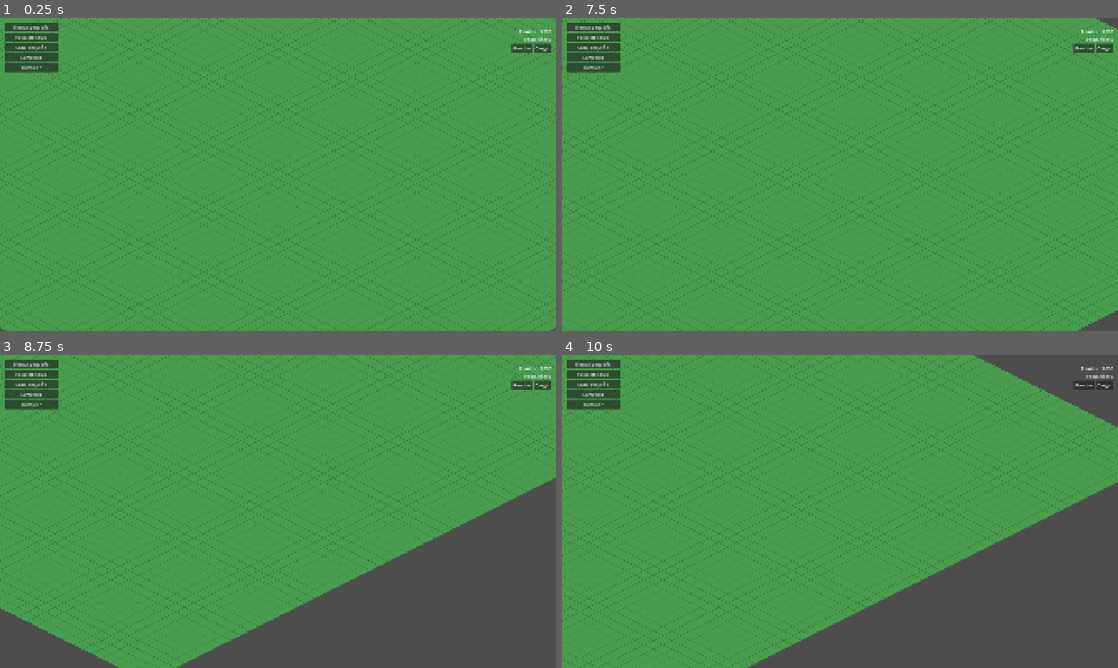
Above: before the commit, frames 1-4 (two rows, left to right).
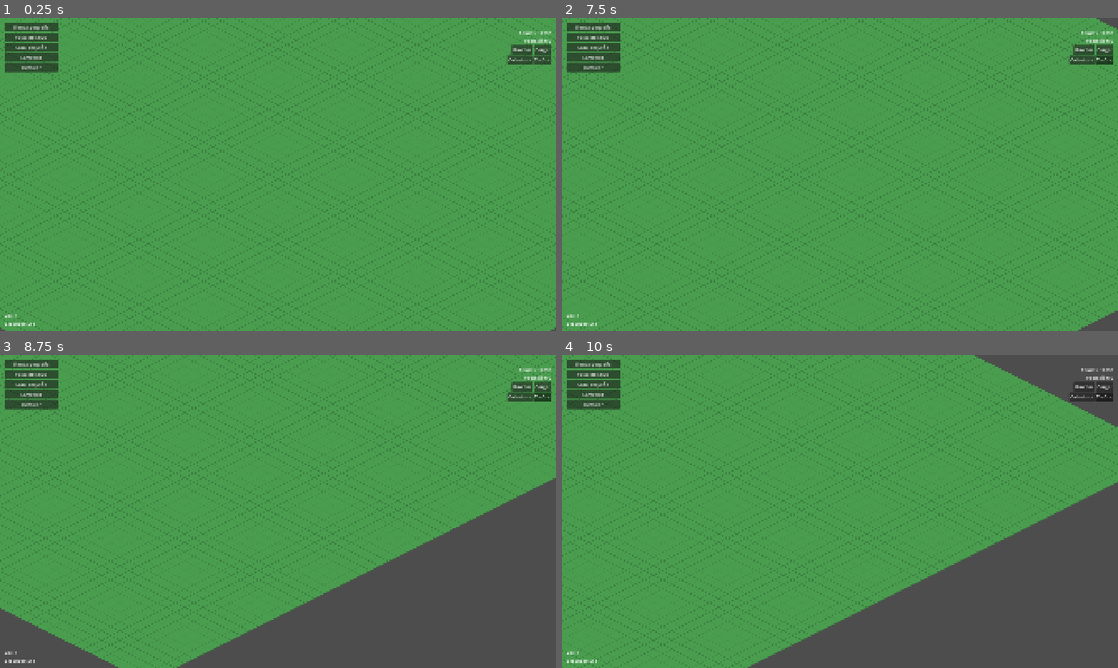
Above: after the commit, the same moments.

Repository: LSJ-tech/Distrito
Game: Godot game, scene res://scenes/main.tscn
Two runs of this game, one before a commit and one after it. Both use one fixed random seed, a clock stepped at 60 frames per second and the inputs below.
Inputs (mouse positions are in pixels of both pictures, inside the frame that each line leads up to):
- Up to frame 1 (0.25 s): no input
- Up to frame 2 (7.5 s): click "Cargar" at 0.5 s; click (1079, 58) at 1.25 s, where only the run after the commit has a clickable "Cobertura"; click (1106, 58) at 2 s, where only the run after the commit has a clickable "Tráfico"; click "Tienda pequeña" at 2.75 s; click "Posta de salud" at 3.5 s; click "Casa pequeña" at 4.25 s; click "Carretera" at 5 s; click "Demoler" at 5.75 s; click "Guardar" at 6.5 s; tap Enter at 7.25 s; move the mouse to (962, 158) at 7.27 s; hold Right (ui_right) from 7.28 s (still down); click (962, 158) at 7.42 s
- Up to frame 3 (8.75 s): move the mouse to (166, 527) at 8.02 s; release Right (ui_right) at 8.03 s; hold Down (ui_down) from 8.03 s (still down); click (166, 527) at 8.17 s
- Up to frame 4 (10 s): move the mouse to (895, 442) at 8.77 s; release Down (ui_down) at 8.78 s; hold Right (ui_right) 8.78-9.53 s; click (895, 442) at 8.92 s; move the mouse to (812, 574) at 9.52 s; hold Up (ui_up) from 9.53 s (still down); click (812, 574) at 9.67 s

The runs differ from the first frame. In frame 1, 0.5% of the frame differs, in the area x 0-100%, y 3-99%; in frame 2, 0.5%; in frame 3, 0.5%; in frame 4, 0.5%.

Commit message:
Overlay visual y panel de información (pendiente de Etapa 8)
InfoPanel (antes stub nunca instanciado) ahora vive en main.tscn: muestra
qué hay bajo el mouse (edificio, carretera + % de tráfico, o vacío) y qué
servicios cubren esa celda. OverlayLayer (nuevo) pinta un tinte
semi-transparente sobre el mapa en 2 modos mutuamente excluyentes desde
botones del HUD: Cobertura (combinada, sin distinguir tipo todavía) y
Tráfico (gradiente verde-rojo). Redibuja por evento, nunca por frame.
BuildingManager._find_by_id pasa a ser get_building_data, público, para
que InfoPanel también lo use.

Se corrigió un bug real: EventBus.service_coverage_changed manda un
argumento (service_type); conectarlo a un handler de 0 argumentos
(reusando el de road_network_changed) revienta en runtime la primera vez
que dispara. InfoPanel y OverlayLayer repiten el patrón ya documentado de
no cachear TerrainLayer en @onready (hijos de World, cuyo _ready registra
el grupo después que sus hijos).

Validado con Godot 4.7.2 headless, incluyendo colocar edificios/carreteras
y redibujar el overlay en ambos modos sin errores.

Co-Authored-By: Claude Sonnet 5 <noreply@anthropic.com>

Diff:
--- a/data/resources/terrain_tileset.tres
+++ b/data/resources/terrain_tileset.tres
@@ -1,7 +1,7 @@
-[gd_resource type="TileSet" load_steps=5 format=3]
+[gd_resource type="TileSet" format=3 uid="uid://c6ukfw1o0llc7"]
 
-[ext_resource type="Texture2D" path="res://assets/sprites/terrain/grass_tile.svg" id="1"]
-[ext_resource type="Texture2D" path="res://assets/sprites/terrain/road_tile.svg" id="2"]
+[ext_resource type="Texture2D" uid="uid://cctxth3lvwq27" path="res://assets/sprites/terrain/grass_tile.svg" id="1"]
+[ext_resource type="Texture2D" uid="uid://cnncaj2popi3q" path="res://assets/sprites/terrain/road_tile.svg" id="2"]
 
 [sub_resource type="TileSetAtlasSource" id="TileSetAtlasSource_grass"]
 texture = ExtResource("1")
--- a/modules/construction/scripts/building_manager.gd
+++ b/modules/construction/scripts/building_manager.gd
@@ -114,13 +114,13 @@
 	# Reproducir lo guardado. int(): JSON no distingue int/float al
 	# parsear, y Vector2i exige enteros.
 	for entry in data.get("buildings", []):
-		var building_data := _find_by_id(StringName(entry["id"]))
+		var building_data := get_building_data(StringName(entry["id"]))
 		if building_data != null:
 			var cell := Vector2i(int(entry["cell"][0]), int(entry["cell"][1]))
 			try_place_building(building_data, cell)
 
 
-func _find_by_id(id: StringName) -> BuildingData:
+func get_building_data(id: StringName) -> BuildingData:
 	for data in catalog:
 		if data.id == id:
 			return data
--- a/modules/ui/scenes/hud.tscn
+++ b/modules/ui/scenes/hud.tscn
@@ -10,12 +10,12 @@
 offset_left = -220.0
 offset_top = 16.0
 offset_right = -16.0
-offset_bottom = 120.0
+offset_bottom = 160.0
 
 [node name="VBoxContainer" type="VBoxContainer" parent="."]
 layout_mode = 0
 offset_right = 204.0
-offset_bottom = 104.0
+offset_bottom = 144.0
 alignment = 2
 
 [node name="FundsLabel" type="Label" parent="VBoxContainer"]
@@ -39,3 +39,17 @@
 [node name="LoadButton" type="Button" parent="VBoxContainer/SaveLoadRow"]
 layout_mode = 2
 text = "Cargar"
+
+[node name="OverlayRow" type="HBoxContainer" parent="VBoxContainer"]
+layout_mode = 2
+alignment = 2
+
+[node name="CoverageButton" type="Button" parent="VBoxContainer/OverlayRow"]
+layout_mode = 2
+toggle_mode = true
+text = "Cobertura"
+
+[node name="TrafficButton" type="Button" parent="VBoxContainer/OverlayRow"]
+layout_mode = 2
+toggle_mode = true
+text = "Tráfico"
--- a/modules/ui/scenes/info_panel.tscn
+++ b/modules/ui/scenes/info_panel.tscn
@@ -4,3 +4,23 @@
 
 [node name="InfoPanel" type="Control"]
 script = ExtResource("1")
+anchors_preset = 2
+anchor_top = 1.0
+anchor_bottom = 1.0
+offset_left = 16.0
+offset_top = -64.0
+offset_right = 320.0
+offset_bottom = -16.0
+
+[node name="VBoxContainer" type="VBoxContainer" parent="."]
+layout_mode = 0
+offset_right = 304.0
+offset_bottom = 48.0
+
+[node name="TitleLabel" type="Label" parent="VBoxContainer"]
+layout_mode = 2
+text = "Vacío"
+
+[node name="CoverageLabel" type="Label" parent="VBoxContainer"]
+layout_mode = 2
+text = ""
--- a/modules/ui/scripts/hud_controller.gd
+++ b/modules/ui/scripts/hud_controller.gd
@@ -7,6 +7,8 @@
 @onready var _funds_label: Label = $VBoxContainer/FundsLabel
 @onready var _save_button: Button = $VBoxContainer/SaveLoadRow/SaveButton
 @onready var _load_button: Button = $VBoxContainer/SaveLoadRow/LoadButton
+@onready var _coverage_button: Button = $VBoxContainer/OverlayRow/CoverageButton
+@onready var _traffic_button: Button = $VBoxContainer/OverlayRow/TrafficButton
 
 
 func _ready() -> void:
@@ -16,6 +18,8 @@
 	_on_funds_changed(EconomyManager.get_funds())
 	_save_button.pressed.connect(SaveManager.save_game.bind(SaveManager.DEFAULT_SAVE_PATH))
 	_load_button.pressed.connect(SaveManager.load_game.bind(SaveManager.DEFAULT_SAVE_PATH))
+	_coverage_button.pressed.connect(_on_overlay_button_pressed.bind(OverlayLayer.COVERAGE))
+	_traffic_button.pressed.connect(_on_overlay_button_pressed.bind(OverlayLayer.TRAFFIC))
 
 
 func _on_population_changed(total: int) -> void:
@@ -25,4 +29,11 @@
 func _on_funds_changed(total: int) -> void:
 	_funds_label.text = "Fondos: %d" % total
 
-# TODO Etapa 6+: conectar otros stats (cobertura de servicios, etc.) cuando existan.
+
+func _on_overlay_button_pressed(requested_mode: StringName) -> void:
+	var overlay := get_tree().get_first_node_in_group("overlay_layer") as OverlayLayer
+	if overlay == null:
+		return
+	overlay.set_mode(requested_mode)
+	_coverage_button.button_pressed = overlay.mode == OverlayLayer.COVERAGE
+	_traffic_button.button_pressed = overlay.mode == OverlayLayer.TRAFFIC
--- a/modules/ui/scripts/info_panel_controller.gd
+++ b/modules/ui/scripts/info_panel_controller.gd
@@ -1,7 +1,55 @@
 extends Control
 
-## Muestra información de la celda/edificio seleccionado, leyendo
-## GridManager/BuildingManager/ServicesManager. Solo lectura.
+## Muestra información de la celda bajo el mouse, leyendo GridManager/
+## BuildingManager/TransportManager/ServicesManager. Solo lectura.
+##
+## No cachea TerrainLayer en @onready: ese nodo vive en otra rama del árbol
+## (dentro de World, sub-escena) y el orden de _ready() entre ramas no está
+## garantizado (mismo motivo que BuildingPlacer en Etapa 3). Se busca por
+## grupo en cada _process(), que ya corre después de que todo el árbol esté listo.
 
-# TODO Etapa 8: conectar a la selección del jugador y mostrar detalle
-# (costo, mantenimiento, cobertura, etc.) del edificio bajo el cursor.
+const SERVICE_NAMES: Dictionary = {
+	GameEnums.ServiceType.HEALTH: "Salud",
+	GameEnums.ServiceType.SAFETY: "Seguridad",
+	GameEnums.ServiceType.FIRE: "Incendios",
+	GameEnums.ServiceType.EDUCATION: "Educación",
+}
+
+@onready var _title_label: Label = $VBoxContainer/TitleLabel
+@onready var _coverage_label: Label = $VBoxContainer/CoverageLabel
+
+var _last_cell: Vector2i = Vector2i(-999, -999)
+
+
+func _process(_delta: float) -> void:
+	var terrain := get_tree().get_first_node_in_group("terrain_layer") as TileMapLayer
+	if terrain == null:
+		return
+	var cell := terrain.local_to_map(terrain.get_local_mouse_position())
+	if cell == _last_cell:
+		return
+	_last_cell = cell
+	_update_for_cell(cell)
+
+
+func _update_for_cell(cell: Vector2i) -> void:
+	var data := GridManager.get_cell(cell)
+	if data == null:
+		_title_label.text = "Fuera del mapa"
+		_coverage_label.text = ""
+		return
+
+	if data.building_id != &"":
+		var building_data := BuildingManager.get_building_data(data.building_id)
+		_title_label.text = building_data.display_name if building_data != null else String(data.building_id)
+	elif data.has_road:
+		var load_percent := roundi(TransportManager.get_traffic_load(cell) * 100.0)
+		_title_label.text = "Carretera (tráfico %d%%)" % load_percent
+	else:
+		_title_label.text = "Vacío"
+
+	var covered: Array[String] = []
+	for service_type in SERVICE_NAMES:
+		if ServicesManager.get_coverage_at(cell, service_type):
+			covered.append(SERVICE_NAMES[service_type])
+	_coverage_label.text = "Cobertura: %s" % ", ".join(covered) if not covered.is_empty() else "Sin cobertura"
--- a/modules/world/scenes/world.tscn
+++ b/modules/world/scenes/world.tscn
@@ -1,7 +1,8 @@
-[gd_scene load_steps=3 format=3]
+[gd_scene load_steps=4 format=3]
 
 [ext_resource type="Script" path="res://modules/world/scripts/world.gd" id="1"]
 [ext_resource type="TileSet" path="res://data/resources/terrain_tileset.tres" id="2"]
+[ext_resource type="Script" path="res://modules/world/scripts/overlay_layer.gd" id="3"]
 
 [node name="World" type="Node2D"]
 script = ExtResource("1")
@@ -13,3 +14,6 @@
 tile_set = ExtResource("2")
 
 [node name="BuildingsLayer" type="Node2D" parent="."]
+
+[node name="OverlayLayer" type="Node2D" parent="."]
+script = ExtResource("3")
--- /dev/null
+++ b/modules/world/scripts/overlay_layer.gd
@@ -0,0 +1,91 @@
+class_name OverlayLayer
+extends Node2D
+
+## Capa visual semi-transparente sobre el mapa: cobertura de servicios o
+## carga de tráfico, según el modo activo. Puro dibujo (_draw), nunca
+## escribe estado de ningún manager. Redibuja al cambiar de modo y, si hay
+## un modo activo, cuando algo relevante cambie — nunca por frame.
+
+const NONE: StringName = &"none"
+const COVERAGE: StringName = &"coverage"
+const TRAFFIC: StringName = &"traffic"
+
+const COVERAGE_COLOR: Color = Color(0.2, 0.9, 0.3, 0.35)
+const TRAFFIC_LOW_COLOR: Color = Color(0.2, 0.9, 0.3, 0.45)
+const TRAFFIC_HIGH_COLOR: Color = Color(0.9, 0.2, 0.2, 0.45)
+
+var mode: StringName = NONE
+
+
+func _ready() -> void:
+	EventBus.building_placed.connect(_on_relevant_change)
+	EventBus.building_demolished.connect(_on_relevant_change)
+	EventBus.road_network_changed.connect(_on_relevant_change_no_args)
+	EventBus.service_coverage_changed.connect(_on_coverage_changed)
+
+
+func set_mode(new_mode: StringName) -> void:
+	mode = new_mode if new_mode != mode else NONE
+	queue_redraw()
+
+
+func _on_relevant_change(_data: BuildingData, _cell: Vector2i) -> void:
+	if mode != NONE:
+		queue_redraw()
+
+
+func _on_relevant_change_no_args() -> void:
+	if mode != NONE:
+		queue_redraw()
+
+
+func _on_coverage_changed(_service_type: GameEnums.ServiceType) -> void:
+	if mode != NONE:
+		queue_redraw()
+
+
+func _draw() -> void:
+	if mode == NONE:
+		return
+	var terrain := get_tree().get_first_node_in_group("terrain_layer") as TileMapLayer
+	if terrain == null:
+		return
+	for x in GameConstants.GRID_WIDTH:
+		for y in GameConstants.GRID_HEIGHT:
+			var cell := Vector2i(x, y)
+			var color: Variant = _color_for_cell(cell)
+			if color == null:
+				continue
+			_draw_tile(terrain, cell, color)
+
+
+func _color_for_cell(cell: Vector2i) -> Variant:
+	var data := GridManager.get_cell(cell)
+	if data == null:
+		return null
+	if mode == COVERAGE:
+		for service_type in [
+			GameEnums.ServiceType.HEALTH, GameEnums.ServiceType.SAFETY,
+			GameEnums.ServiceType.FIRE, GameEnums.ServiceType.EDUCATION,
+		]:
+			if ServicesManager.get_coverage_at(cell, service_type):
+				return COVERAGE_COLOR
+		return null
+	if mode == TRAFFIC:
+		if not data.has_road:
+			return null
+		var load := TransportManager.get_traffic_load(cell)
+		return TRAFFIC_LOW_COLOR.lerp(TRAFFIC_HIGH_COLOR, load)
+	return null
+
+
+func _draw_tile(terrain: TileMapLayer, cell: Vector2i, color: Color) -> void:
+	var center := terrain.map_to_local(cell)
+	var half := GameConstants.CELL_SIZE_ISO / 2.0
+	var points := PackedVector2Array([
+		center + Vector2(0, -half.y),
+		center + Vector2(half.x, 0),
+		center + Vector2(0, half.y),
+		center + Vector2(-half.x, 0),
+	])
+	draw_polygon(points, PackedColorArray([color]))
--- a/modules/world/scripts/world.gd
+++ b/modules/world/scripts/world.gd
@@ -10,14 +10,17 @@
 @onready var _terrain_layer: TileMapLayer = $TerrainLayer
 @onready var _road_layer: TileMapLayer = $RoadLayer
 @onready var _buildings_layer: Node2D = $BuildingsLayer
+@onready var _overlay_layer: Node2D = $OverlayLayer
 
 
 func _ready() -> void:
 	# Grupos asignados por código (no en el .tscn): permiten que BuildingManager,
-	# BuildingPlacer y DemolitionHandler encuentren estos nodos sin depender de
-	# una ruta relativa fija ni del orden de _ready() entre ramas del árbol.
+	# BuildingPlacer, DemolitionHandler, InfoPanel y OverlayLayer encuentren
+	# estos nodos sin depender de una ruta relativa fija ni del orden de
+	# _ready() entre ramas del árbol.
 	_terrain_layer.add_to_group("terrain_layer")
 	_buildings_layer.add_to_group("buildings_layer")
+	_overlay_layer.add_to_group("overlay_layer")
 	_paint_terrain()
 	EventBus.road_placed.connect(_on_road_placed)
 	EventBus.road_removed.connect(_on_road_removed)
--- a/scenes/main.tscn
+++ b/scenes/main.tscn
@@ -7,6 +7,7 @@
 [ext_resource type="Script" path="res://modules/construction/scripts/demolition_handler.gd" id="5"]
 [ext_resource type="PackedScene" path="res://modules/ui/scenes/build_menu.tscn" id="6"]
 [ext_resource type="PackedScene" path="res://modules/ui/scenes/hud.tscn" id="7"]
+[ext_resource type="PackedScene" path="res://modules/ui/scenes/info_panel.tscn" id="8"]
 
 [node name="Main" type="Node2D"]
 script = ExtResource("3")
@@ -27,3 +28,5 @@
 [node name="BuildMenu" parent="UI" instance=ExtResource("6")]
 
 [node name="Hud" parent="UI" instance=ExtResource("7")]
+
+[node name="InfoPanel" parent="UI" instance=ExtResource("8")]
Not shown, added: modules/world/scripts/overlay_layer.gd.uid
Not shown: 1 places in scenes/main.tscn that only renumber resources
Not shown, changed: ARCHITECTURE.md
